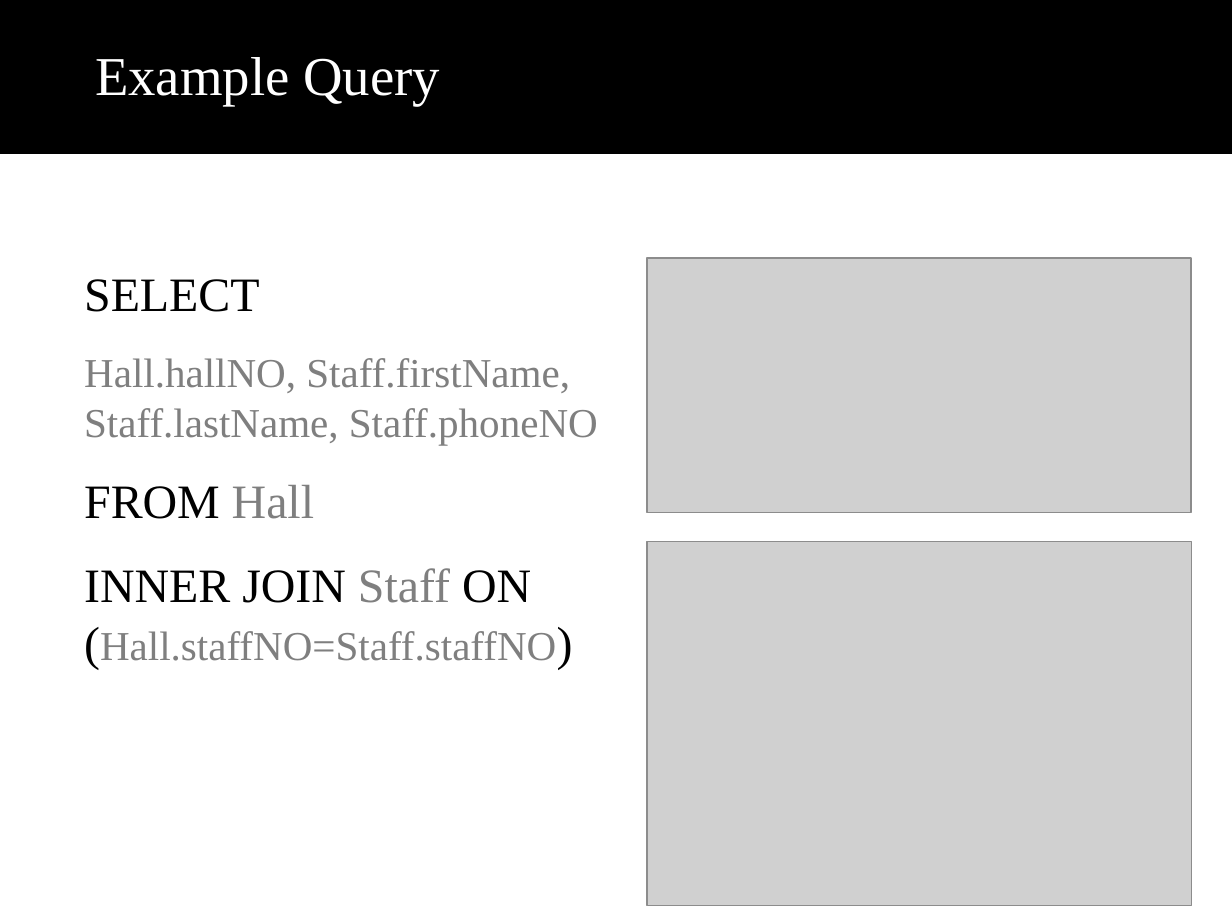
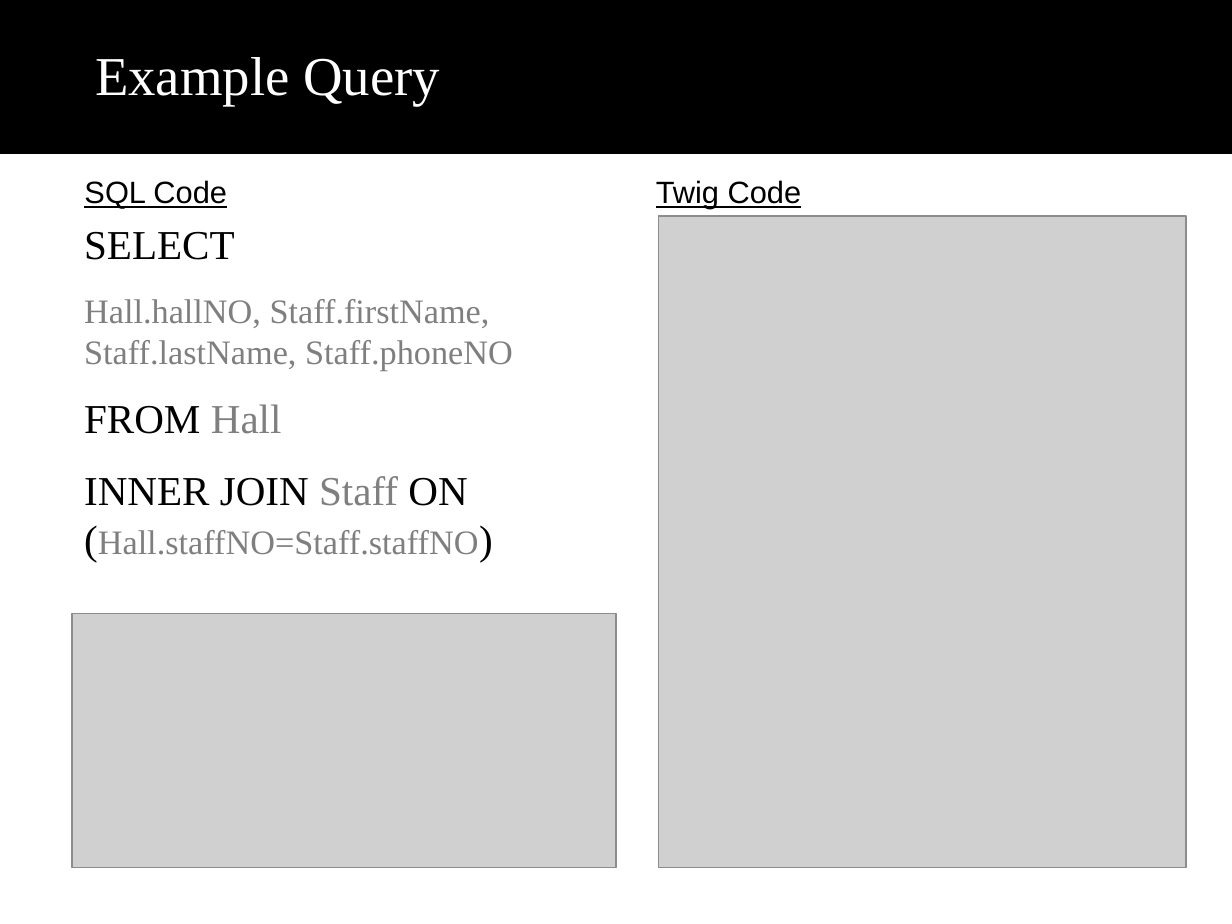
Before and after one commit to mothepro/University-Database, a slide deck: slide 5 of extras/Poon Tycoon Inc..ppt. Drawn at 1232x924 pixels with LibreOffice and Linux fonts; fonts in the diff are those of the drawing; grey boxes stand for pictures; background and template pictures are left out. Boxes give left, top, right and bottom in pixels: in the first picture for what was removed or moved away, otherwise in the second. Text is boxed around its words. In the diff, an @@ line names an element or a change of style, - is before the commit and + after.

```diff
--- a/extras/Poon Tycoon Inc..ppt
+++ b/extras/Poon Tycoon Inc..ppt
@@ text added at box(84, 180, 227, 209), 18 pt, text #000000, underline @@
+SQL Code
@@ text added at box(656, 180, 802, 209), 18 pt, text #000000, underline @@
+Twig Code
@@ text "SELECT": place and size @@
-text "SELECT" at box(84, 279, 598, 661)
+text "SELECT" at box(84, 231, 513, 555)
@@ text "SELECT" at box(84, 231, 513, 555): size 28 to 24 pt in "SELECT", "FROM Hall", "INNER JOIN Staff ON (Hall.staffNO=Staff.staffNO)"; size 24 to 20 pt in "Hall.hallNO, Staff.firstName, Staff.lastName, Staff.phoneNO", "(Hall.staffNO=Staff.staffNO)"; less space between paragraphs @@
@@ picture: place and size @@
-picture at box(647, 542, 1191, 906)
+picture at box(659, 216, 1186, 867)
@@ picture: place and size @@
-picture at box(647, 257, 1191, 513)
+picture at box(73, 614, 617, 869)
```
Also in this commit, not shown: 2 other slides changed.
